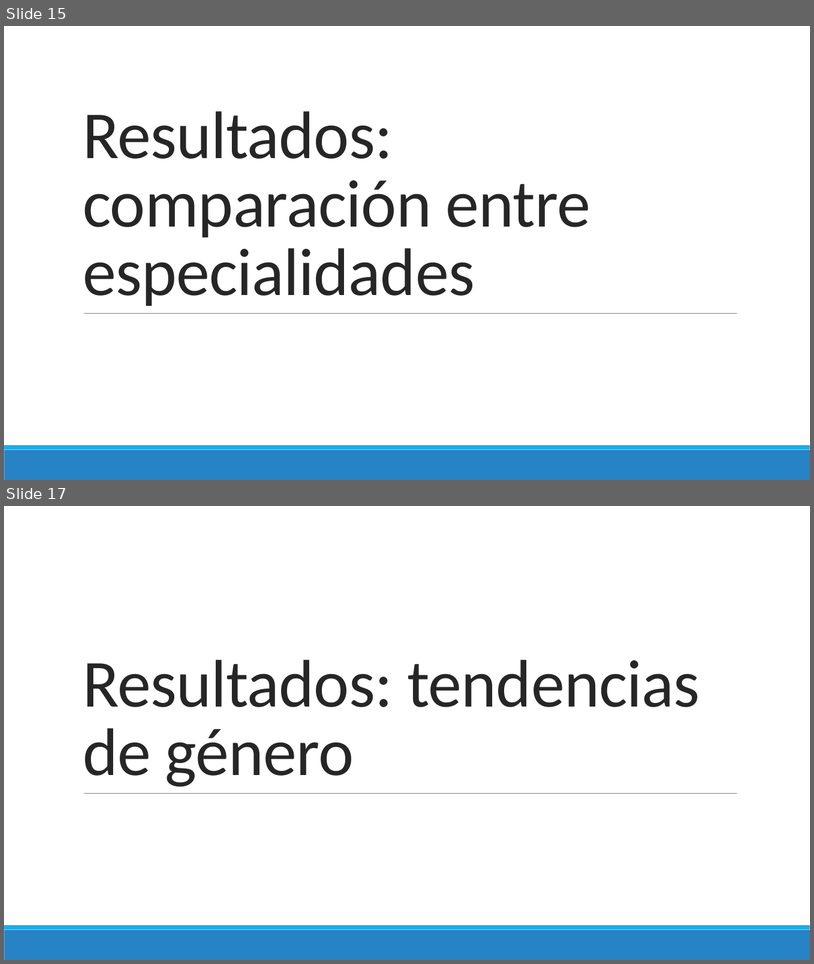
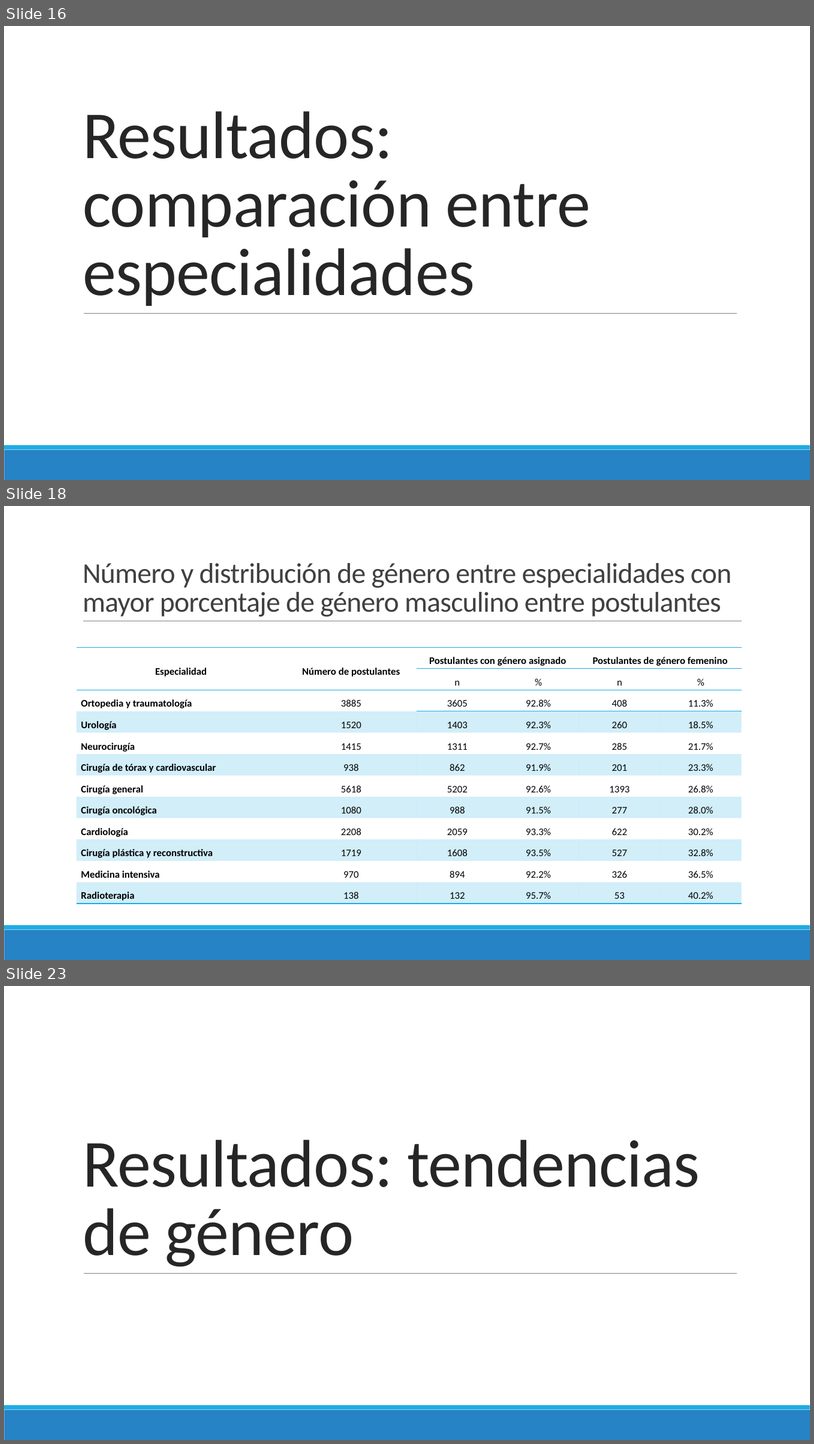
Before and after one commit to danimedi/tesis_genero_especialidades, a slide deck: doc/diapositivas_sustentacion_tesis.pptx. Shown one above the other, each under a label of ours: slides 15 and 17 before the commit, slides 16, 18 and 23 after it; the slides between them are not shown. The pictures are 814x964 and 814x1444 pixels, drawn with LibreOffice and Linux fonts; fonts in the diff are those of the drawing. Boxes give left, top, right and bottom in pixels: in the first picture for what was removed or moved away, otherwise in the second. Text is boxed around its words. In the diff, an @@ line names an element or a change of style, - is before the commit and + after.

```diff
--- a/doc/diapositivas_sustentacion_tesis.pptx
+++ b/doc/diapositivas_sustentacion_tesis.pptx
@@ slide 18 added at bbox=[4, 506, 810, 960], background #FFFFFF; not listed: 2 template elements that a slide beside it also shows @@
@@ title added at bbox=[83, 563, 732, 616], 34 pt, text #404040 @@
+Número y distribución de género entre especialidades con mayor porcentaje de género masculino entre postulantes
@@ line added from (83, 621) to (743, 621), #808080 0.5 pt @@
@@ table added at bbox=[77, 647, 741, 903], 12 rows, 6 columns @@
+Especialidad | Número de postulantes | Postulantes con género asignado |  | Postulantes de género femenino | 
+ |  | n | % | n | %
+Ortopedia y traumatología | 3885 | 3605 | 92.8% | 408 | 11.3%
+Urología | 1520 | 1403 | 92.3% | 260 | 18.5%
+Neurocirugía | 1415 | 1311 | 92.7% | 285 | 21.7%
+Cirugía de tórax y cardiovascular | 938 | 862 | 91.9% | 201 | 23.3%
+Cirugía general | 5618 | 5202 | 92.6% | 1393 | 26.8%
+Cirugía oncológica | 1080 | 988 | 91.5% | 277 | 28.0%
+Cardiología | 2208 | 2059 | 93.3% | 622 | 30.2%
+Cirugía plástica y reconstructiva | 1719 | 1608 | 93.5% | 527 | 32.8%
+Medicina intensiva | 970 | 894 | 92.2% | 326 | 36.5%
+Radioterapia | 138 | 132 | 95.7% | 53 | 40.2%
@@ what was slide 15 is now slide 16 @@
@@ what was slide 17 is now slide 23 @@
```
Also in this commit, not shown: 7 other slides added, 2 slides removed.
